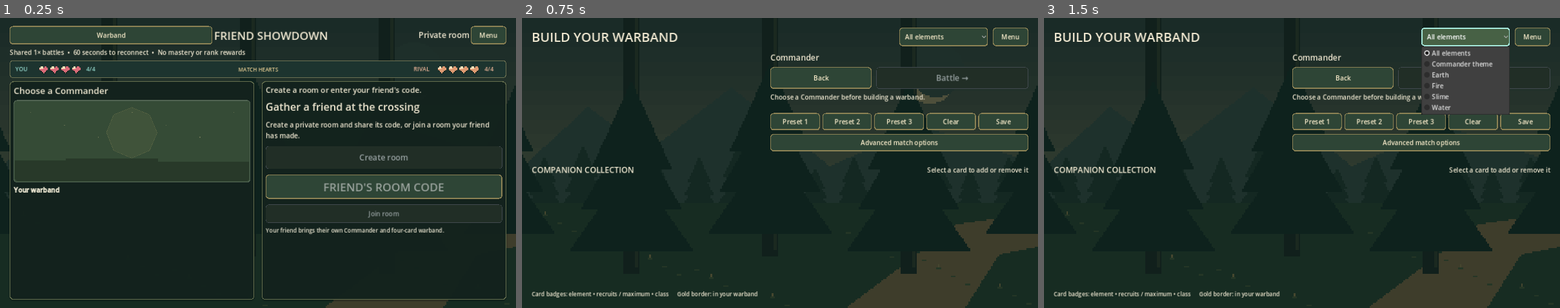
Above: before the commit, frames 1-3 (left to right).
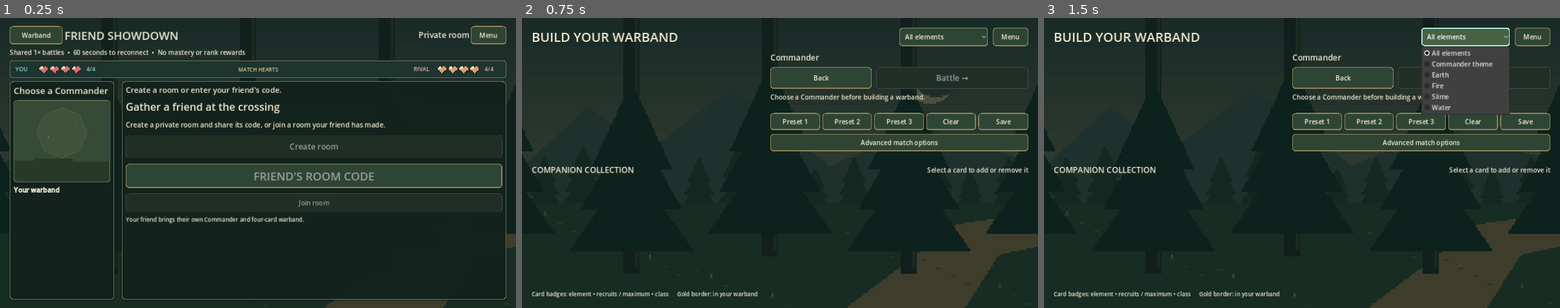
Above: after the commit, the same moments.

Repository: oaklanavery-hub/vcommander
Game: Godot game, scene res://scenes/online/private_room.tscn
Two runs of this game, one before a commit and one after it. Both use one fixed random seed, a clock stepped at 60 frames per second and the inputs below. This scene is started directly instead of the project's main scene. Sound files missing from this copy of the repository are replaced by a short silence.
Inputs:
- Up to frame 1 (0.25 s): no input
- Up to frame 2 (0.75 s): click "Warband" at 0.5 s
- Up to frame 3 (1.5 s): click "All elements" at 1.25 s

The runs differ from the first frame. In frame 1, 15% of the frame differs, in the area x 4-98%, y 2-98%; in frame 2, nothing differs; in frame 3, nothing differs.

Commit message:
Prepare free friend hosting and exported-browser verification

Diff:
--- a/project.godot
+++ b/project.godot
@@ -5,7 +5,7 @@
 [application]
 
 config/name="VCommander"
-config/version="0.9.0"
+config/version="0.10.0"
 run/main_scene="res://scenes/main_menu/main_menu.tscn"
 
 [autoload]
--- a/scripts/network/private_room_screen.gd
+++ b/scripts/network/private_room_screen.gd
@@ -51,6 +51,8 @@
     header.name = "Header"
     main.add_child(header)
     var back := _button("Warband", _back)
+    back.size_flags_horizontal = Control.SIZE_SHRINK_BEGIN
+    back.custom_minimum_size.x = 132
     header.add_child(back)
     var title := ScreenStyle.label("FRIEND SHOWDOWN", 28)
     title.size_flags_horizontal = Control.SIZE_EXPAND_FILL
@@ -114,9 +116,13 @@
     points_label.size_flags_horizontal = Control.SIZE_EXPAND_FILL
     counters.add_child(points_label)
     timer_label = _label("", 24)
+    timer_label.autowrap_mode = TextServer.AUTOWRAP_OFF
+    timer_label.custom_minimum_size.x = 80
+    timer_label.horizontal_alignment = HORIZONTAL_ALIGNMENT_RIGHT
     counters.add_child(timer_label)
     offers = HBoxContainer.new()
     offers.name = "Offers"
+    offers.alignment = BoxContainer.ALIGNMENT_CENTER
     offers.add_theme_constant_override("separation", 12)
     draft_page.add_child(offers)
     skill_button = _button("Commander skill", func(): _act("skill"))
@@ -176,6 +182,7 @@
     commander_portrait.set_content(own.get("commander", {}), true)
     own_summary.text = _army_text("Your army", own)
     rival_summary.text = _army_text("Rival • " + str(view.get("rival", {}).get("commander", {}).get("display_name", "Waiting for a friend")), view.get("rival", {}))
+    rival_summary.visible = not view.get("rival", {}).is_empty()
     hearts.displayed_losses = view.get("losses", {"player": 0, "opponent": 0}).duplicate()
     hearts.sudden_death = view.get("sudden_death", false)
     hearts.queue_redraw()
@@ -223,8 +230,8 @@
             button = Button.new()
             button.text = "%s\n\n+%d%% %s\n\nArmy-wide blessing" % [buff["display_name"], int(buff["percentage"]), str(buff["stat"]).replace("_", " ")]
             button.add_theme_font_size_override("font_size", 18)
-        button.custom_minimum_size = Vector2(170, 180)
-        button.size_flags_horizontal = Control.SIZE_EXPAND_FILL
+        button.custom_minimum_size = Vector2(200, 216)
+        button.size_flags_horizontal = Control.SIZE_SHRINK_CENTER
         button.pressed.connect(_act.bind("pick", index))
         offers.add_child(button)
         index += 1
@@ -275,7 +282,7 @@
 func _panel(parent: Node, minimum: Vector2 = Vector2.ZERO) -> VBoxContainer:
     var panel := PanelContainer.new()
     panel.custom_minimum_size = minimum
-    panel.size_flags_horizontal = Control.SIZE_EXPAND_FILL
+    panel.size_flags_horizontal = Control.SIZE_FILL if minimum.x > 0 else Control.SIZE_EXPAND_FILL
     parent.add_child(panel)
     var box := VBoxContainer.new()
     box.add_theme_constant_override("separation", 8)
--- a/scripts/network/private_room_server.gd
+++ b/scripts/network/private_room_server.gd
@@ -20,6 +20,8 @@
     var error := _listener.listen(requested_port, address)
     if error == OK:
         service = PrivateRoomService.new(content)
+        if not OS.get_environment("PVP_MAX_ROOMS").is_empty():
+            service.room_limit = clampi(OS.get_environment("PVP_MAX_ROOMS").to_int(), 1, PrivateRoomService.MAX_ROOMS)
         port = _listener.get_local_port()
     return error
 
--- a/scripts/network/private_room_service.gd
+++ b/scripts/network/private_room_service.gd
@@ -10,6 +10,7 @@
 var rooms: Dictionary = {}
 var seats: Dictionary = {}
 var fingerprint: String
+var room_limit := MAX_ROOMS
 var _content: Object
 var _crypto := Crypto.new()
 var _seed_source: Callable
@@ -112,7 +113,7 @@
     var code: String = str(command.get("room", ""))
     var side := "opponent"
     if kind == "create":
-        if rooms.size() >= MAX_ROOMS:
+        if rooms.size() >= room_limit:
             return _error(peer_id, "server_full")
         code = _new_code()
         side = "player"
--- /dev/null
+++ b/tests/browser_private_driver.gd
@@ -0,0 +1,83 @@
+extends SceneTree
+
+# Export-only QA entry point, selected explicitly by the CI HTML test server.
+# Normal game startup never loads or executes this driver.
+var session: Node
+var ui: Control
+var role := "host"
+var code := ""
+var started := false
+var prepared_skill := false
+var initial_records: Dictionary = {}
+var _published_at := -1000
+
+func _init() -> void:
+    call_deferred("run")
+
+func run() -> void:
+    for argument in OS.get_cmdline_user_args():
+        if argument.begins_with("--role="):
+            role = argument.trim_prefix("--role=")
+        elif argument.begins_with("--room="):
+            code = argument.trim_prefix("--room=")
+    session = root.get_node("OnlineSession")
+    var db := root.get_node("ContentDatabase")
+    var state := root.get_node("GameState")
+    for commander in db.get_all_commanders():
+        initial_records[commander["id"]] = state.commander_progress.record(commander["id"])
+    var commander: Dictionary = db.get_all_commanders()[0 if role == "host" else 2]
+    state.select_commander(commander["id"])
+    state.clear_army()
+    for card in db.get_cards_by_set(commander["signature_set_id"]):
+        state.equip_card(card["id"])
+    change_scene_to_file("res://scenes/online/private_room.tscn")
+    await scene_changed
+    await process_frame
+    ui = current_scene
+    if role == "host":
+        ui.create_button.pressed.emit()
+    else:
+        ui.code_input.text = code
+        ui.join_button.pressed.emit()
+    started = true
+
+func _process(_delta: float) -> bool:
+    if not started:
+        return false
+    var state: Dictionary = session.client.state
+    if state.get("phase") == "draft" and session.can_act() and int(state.get("points", 0)) > 0:
+        if not prepared_skill and not ui.skill_button.disabled:
+            prepared_skill = true
+            ui.skill_button.pressed.emit()
+        elif ui.offers.get_child_count() > 0:
+            ui.offers.get_child(0).pressed.emit()
+    if Time.get_ticks_msec() - _published_at < 100:
+        return false
+    _published_at = Time.get_ticks_msec()
+    var data := {"role": role, "room": session.client.room, "phase": state.get("phase", "connecting"),
+        "side": state.get("you", ""), "play_at": state.get("play_at", 0), "play_until": state.get("play_until", 0),
+        "battle_time": 0.0, "opening_time": 0.0, "finished": false, "controls_locked": false,
+        "local_left": false, "winner": state.get("winner", ""), "round_winner": session.replay.get("winner", ""),
+        "losses": state.get("losses", {}), "records_unchanged": true}
+    var combat = ui.battle_screen
+    if combat != null:
+        data["battle_time"] = combat._playback_time
+        data["opening_time"] = combat._prelude.elapsed
+        data["finished"] = combat._finished
+        data["controls_locked"] = not combat.pause_button.visible and not combat.speed_button.visible and combat._speed_index == 0
+        var units: Array = combat._source.battle_result.get("frames", [])[0].get("units", [])
+        var left := 0
+        var right := 0
+        for unit in units:
+            if unit["side"] == "player" and float(unit["x"]) < 12:
+                left += 1
+            elif unit["side"] == "opponent" and float(unit["x"]) > 12:
+                right += 1
+        data["local_left"] = left > 0 and right > 0
+    var db := root.get_node("ContentDatabase")
+    var local := root.get_node("GameState")
+    for commander in db.get_all_commanders():
+        if local.commander_progress.record(commander["id"]) != initial_records[commander["id"]]:
+            data["records_unchanged"] = false
+    JavaScriptBridge.eval("window.vcommanderPvpQa = " + JSON.stringify(data) + ";", true)
+    return false
--- a/tests/test_private_presentation.gd
+++ b/tests/test_private_presentation.gd
@@ -70,6 +70,7 @@
         finish()
         return
     check(ui.offers.get_child_count() == 3, "real server offers become three selectable cards")
+    check(ui.timer_label.get_line_count() == 1, "online countdown stays on one readable line")
     check_bounds(ui.main, "online draft")
     await capture("pvp_draft")
     var revision: int = session.client.state["revision"]
@@ -144,6 +145,7 @@
     session.client.state["phase"] = "complete"
     session.client.state["end_reason"] = "disconnect_forfeit"
     session.client.state["winner"] = "player"
+    session.status = "Friend match complete. No mastery or ranked rewards."
     session.changed.emit()
     await process_frame
     check(ui.wait_label.text.contains("did not reconnect"), "forfeit result clearly explains the outcome")
--- a/tests/test_private_rooms.gd
+++ b/tests/test_private_rooms.gd
@@ -75,6 +75,8 @@
     join["room"] = code
     service.handle(2, join, clock)
     check(service.handle(3, join, clock)[0]["message"]["code"] == "room_unavailable", "third seat cannot replace a player")
+    service.room_limit = 1
+    check(service.handle(4, setup_command("create"), clock)[0]["message"]["code"] == "server_full" and service.rooms.size() == 1, "free-host capacity rejects another room without altering the current match")
     var game: PrivateMatch = service.rooms[code]["game"]
     var rival_before: Dictionary = game.view_for("opponent", clock)["rival"]
     var stale := action("skill", game.view_for("player", clock))
Not shown, added: render.yaml
Not shown, added: tests/browser_private_driver.gd.uid
Not shown, added: .dockerignore
Not shown, changed: .github/workflows/ci.yml
Not shown, added: Dockerfile
Not shown, changed: README.md
Not shown, changed: docs/CHANGELOG.md
Not shown, changed: docs/DEVELOPMENT_STATUS.md
Not shown, changed: docs/PRIVATE_PVP.md
Not shown, changed: docs/ROADMAP.md
Not shown, added: tools/check_private_browser.cjs
Not shown, added: tools/check_private_container.py
(and 1 more such lines)
